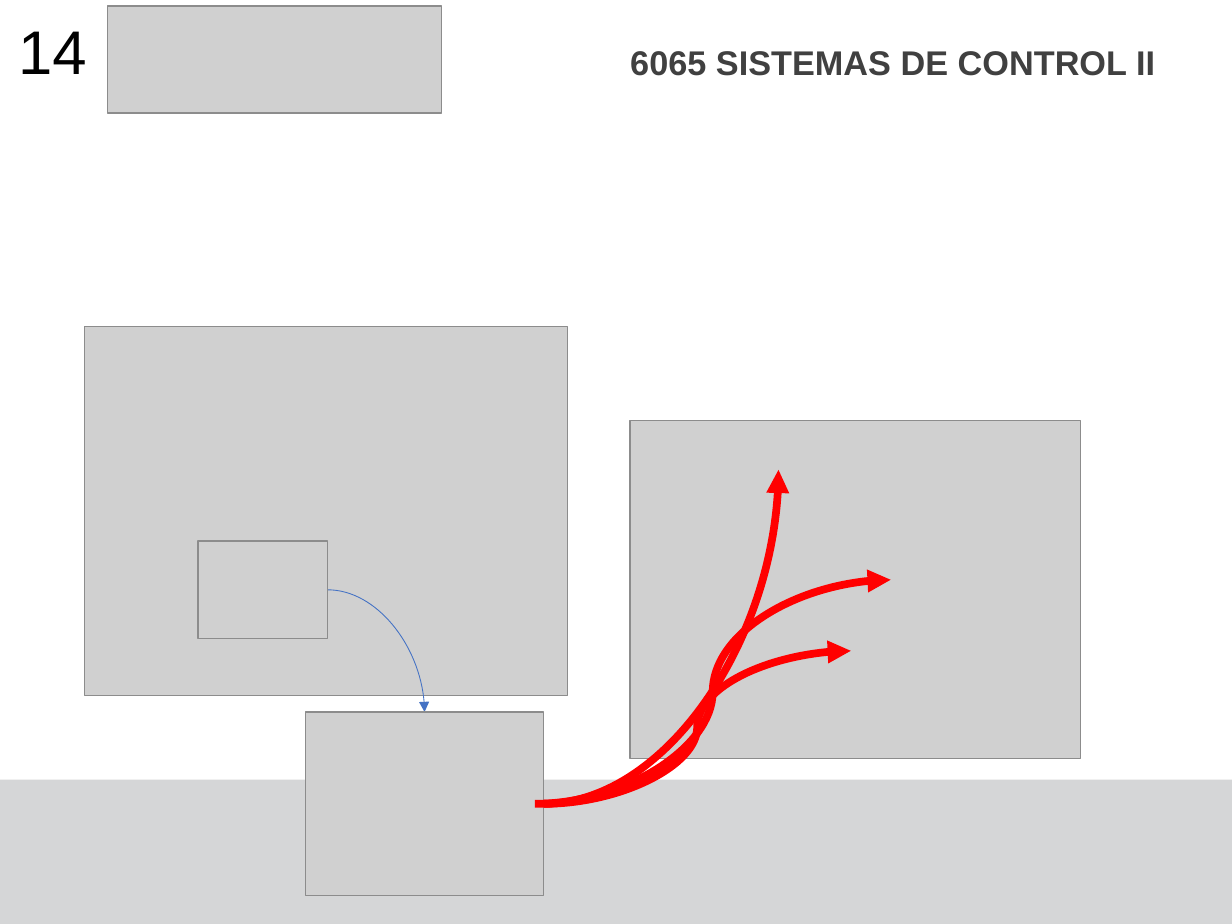
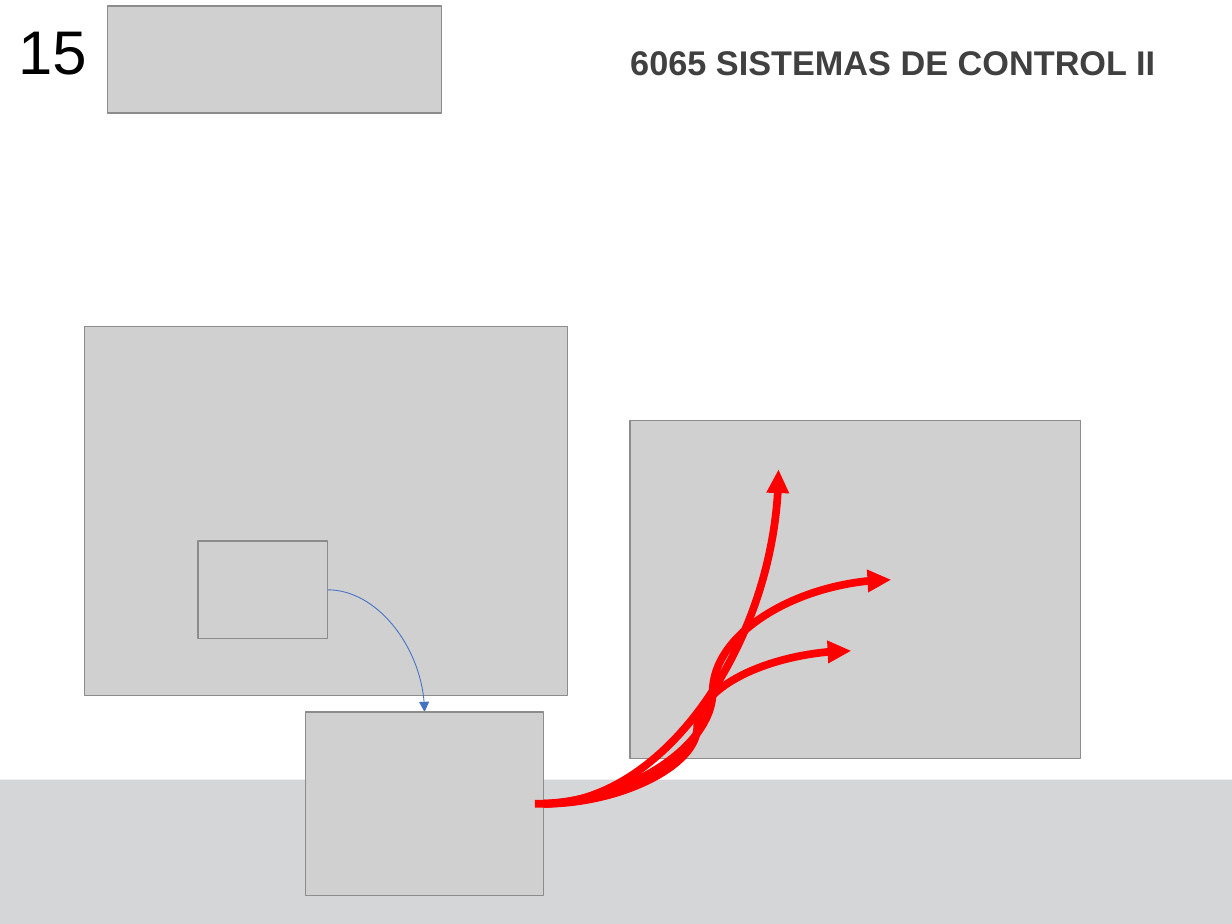
Before and after one commit to F4bian1012/Sistemas-de-Control-II---Ingenier-a-Mecatr-nica, a slide deck: slide 16 of Sesión_4/Sistemas de segundo orden Discretos.pptx (slide 15 before the commit). Drawn at 1232x924 pixels with LibreOffice and Linux fonts; fonts in the diff are those of the drawing; grey boxes stand for pictures. Boxes give left, top, right and bottom in pixels: in the first picture for what was removed or moved away, otherwise in the second. Text is boxed around its words. In the diff, an @@ line names an element or a change of style, - is before the commit and + after.

```diff
--- a/Sesión_4/Sistemas de segundo orden Discretos.pptx
+++ b/Sesión_4/Sistemas de segundo orden Discretos.pptx
@@ text at <box>18,31,86,75</box>: text changed @@
-14
+15
```
Also in this commit, not shown: 10 other slides changed, 1 slide added, 4 other files.
